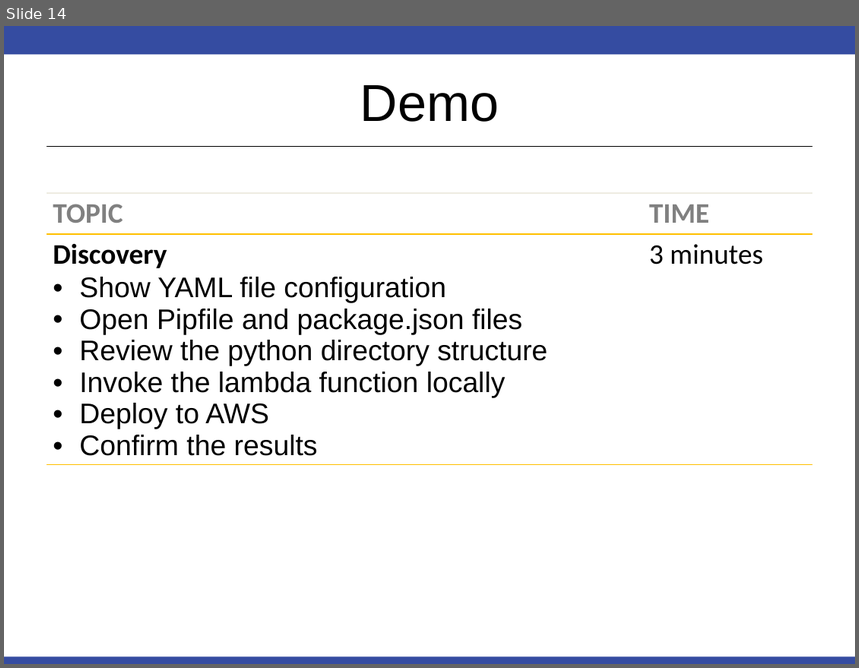
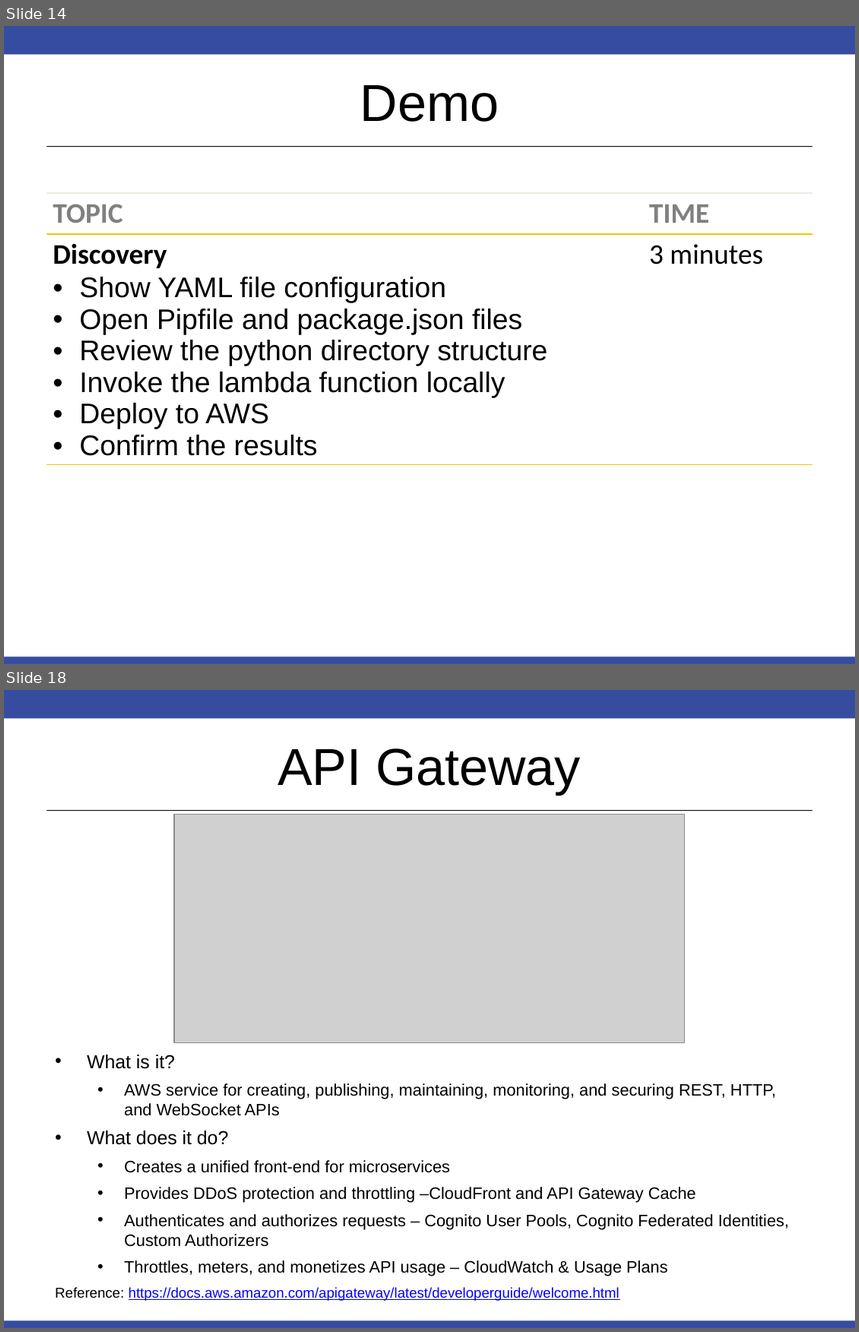
Before and after one commit to RobinsonCW/USWildfireAnalysis, a slide deck: presentation/DS7346_Cloud_Computing_Presentation.pptx. Shown one above the other, each under a label of ours: slide 14 before the commit, slides 14 and 18 after it; the slides between them are not shown. The pictures are 859x668 and 859x1332 pixels, drawn with LibreOffice and Linux fonts; fonts in the diff are those of the drawing; grey boxes stand for pictures. Boxes give left, top, right and bottom in pixels: in the first picture for what was removed or moved away, otherwise in the second. Text is boxed around its words. In the diff, an @@ line names an element or a change of style, - is before the commit and + after.

```diff
--- a/presentation/DS7346_Cloud_Computing_Presentation.pptx
+++ b/presentation/DS7346_Cloud_Computing_Presentation.pptx
@@ slide 18 added at bbox=[4, 690, 855, 1328], background #FFFFFF; not listed: 3 template elements that a slide beside it also shows @@
@@ title added at bbox=[278, 749, 581, 794], 44 pt, text #000000 @@
+API Gateway
@@ picture added at bbox=[174, 815, 685, 1043] @@
@@ text added at bbox=[55, 1055, 789, 1301], 14 pt, text #000000 @@
+• What is it?
+  • AWS service for creating, publishing, maintaining, monitoring, and securing REST, HTTP, and WebSocket APIs
+• What does it do?
+  • Creates a unified front-end for microservices
+  • Provides DDoS protection and throttling –CloudFront and API Gateway Cache
+  • Authenticates and authorizes requests – Cognito User Pools, Cognito Federated Identities, Custom Authorizers
+  • Throttles, meters, and monetizes API usage – CloudWatch & Usage Plans
+  Reference: https://docs.aws.amazon.com/apigateway/latest/developerguide/welcome.html
```
Also in this commit, not shown: 4 other slides added, 1 slide removed.
